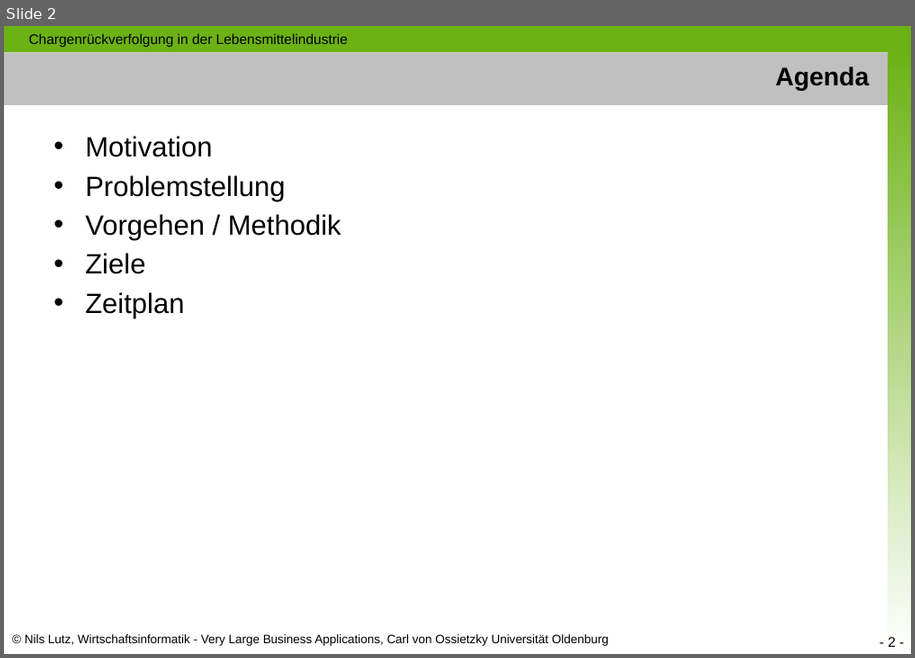
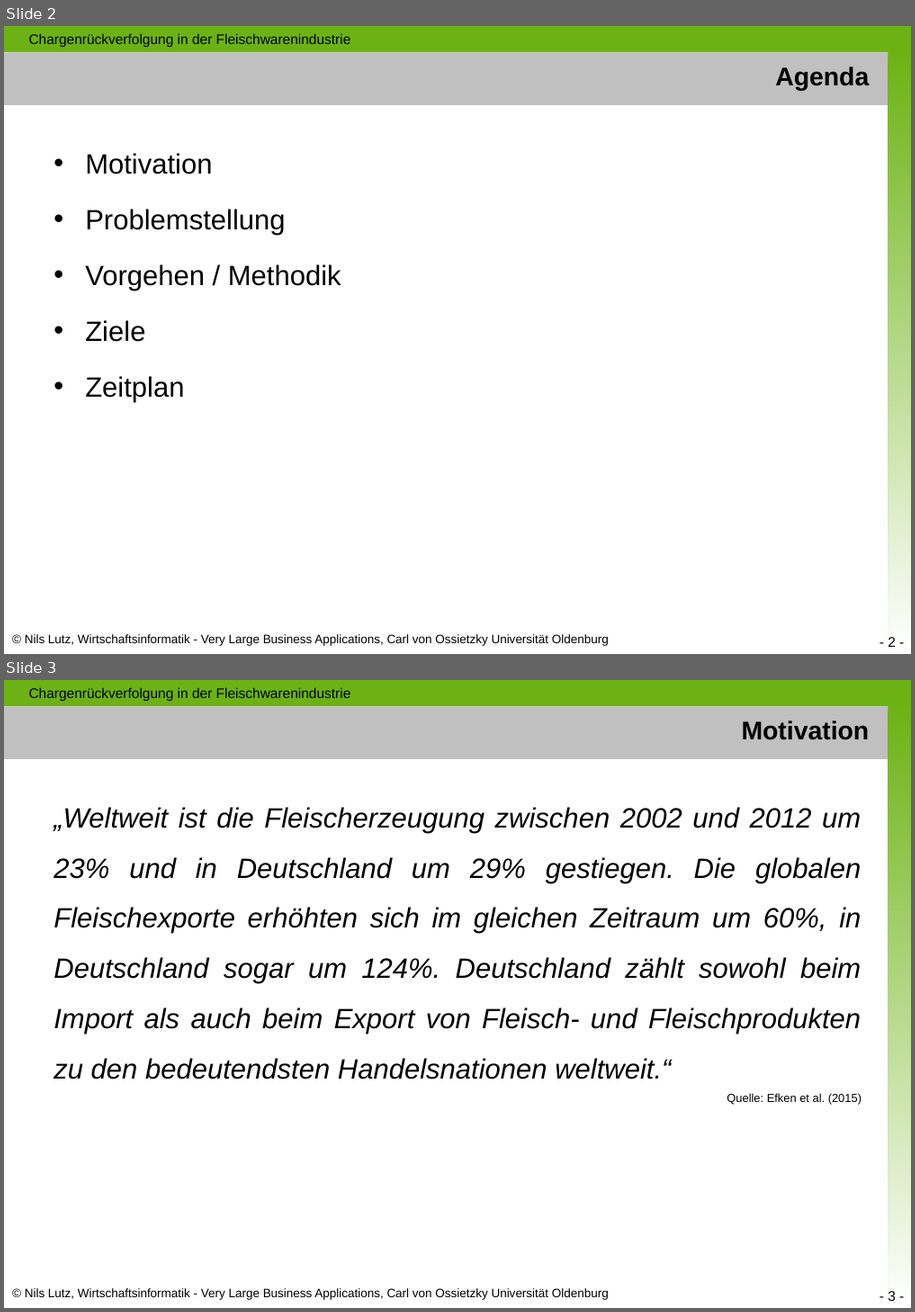
Before and after one commit to nimble-123/masterthesis, a slide deck: presentations/Proposal.pptx. Shown one above the other, each under a label of ours: slide 2 before the commit, slides 2 and 3 after it. The pictures are 915x658 and 915x1312 pixels, drawn with LibreOffice and Linux fonts; fonts in the diff are those of the drawing. Boxes give left, top, right and bottom in pixels: in the first picture for what was removed or moved away, otherwise in the second. Text is boxed around its words. In the diff, an @@ line names an element or a change of style, - is before the commit and + after.

```diff
--- a/presentations/Proposal.pptx
+++ b/presentations/Proposal.pptx
@@ slide 3 added at box(4, 680, 911, 1308), background #FFFFFF; not listed: 5 template elements that a slide beside it also shows @@
@@ text added at box(29, 687, 351, 701), 12 pt, text #000000 @@
+Chargenrückverfolgung in der Fleischwarenindustrie
@@ title added at box(742, 720, 870, 740), 22 pt, text #000000, bold @@
+Motivation
@@ text added at box(54, 807, 861, 1080), 24 pt, text #000000, italic @@
+„Weltweit ist die Fleischerzeugung zwischen 2002 und 2012 um 23% und in Deutschland um 29% gestiegen. Die globalen Fleischexporte erhöhten sich im gleichen Zeitraum um 60%, in Deutschland sogar um 124%. Deutschland zählt sowohl beim Import als auch beim Export von Fleisch- und Fleischprodukten zu den bedeutendsten Handelsnationen weltweit.“
@@ text added at box(727, 1093, 862, 1104), 10 pt, text #000000 @@
+Quelle: Efken et al. (2015)
@@ slide 2 changed as well @@
@@ text at box(29, 33, 351, 47): text changed @@
-Chargenrückverfolgung in der Lebensmittelindustrie
+Chargenrückverfolgung in der Fleischwarenindustrie
@@ text "Motivation" at box(85, 153, 342, 402): line spacing 1 to 1.5 @@
```
Also in this commit, not shown: 7 other slides changed, 4 other slides added.
